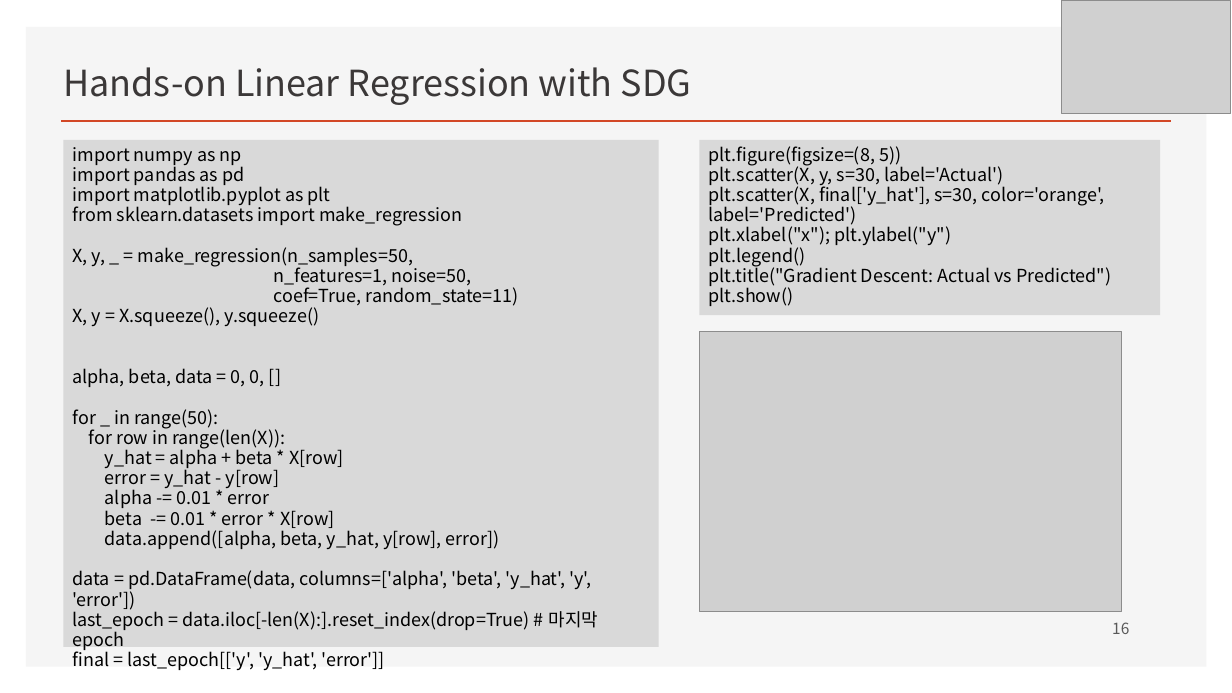
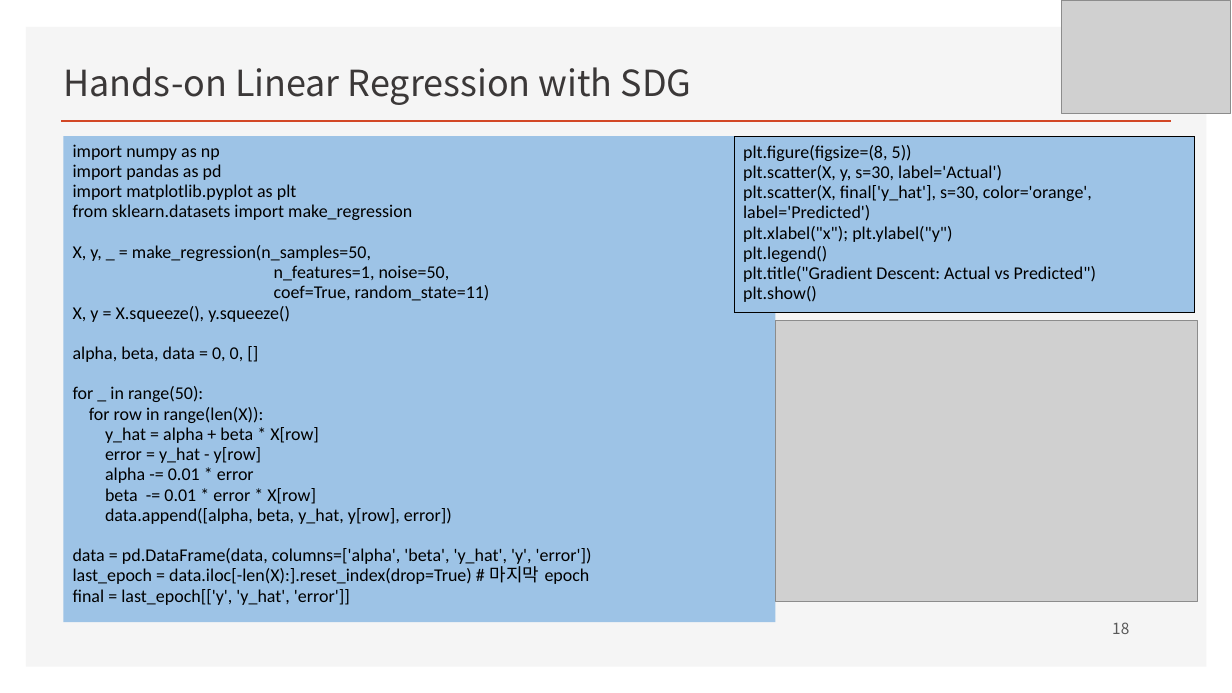
Before and after one commit to ancestor9/mathematics-for-machine-learning, a slide deck: slide 18 of Linear_Algebra/w4_Perceptron_Regression.pptx (slide 16 before the commit). Drawn at 1232x693 pixels with LibreOffice and Linux fonts; fonts in the diff are those of the drawing; grey boxes stand for pictures; background and template pictures are left out. Boxes give left, top, right and bottom in pixels: in the first picture for what was removed or moved away, otherwise in the second. Text is boxed around its words. In the diff, an @@ line names an element or a change of style, - is before the commit and + after.

```diff
--- a/Linear_Algebra/w4_Perceptron_Regression.pptx
+++ b/Linear_Algebra/w4_Perceptron_Regression.pptx
@@ rectangle "import numpy as np": place and size @@
-rectangle "import numpy as np" at [64, 140, 659, 647]
+rectangle "import numpy as np" at [64, 136, 776, 622]
@@ rectangle "import numpy as np" at [64, 136, 776, 622]: font Noto Sans CJK KR to Calibri; fill #D9D9D9 to #9DC3E6 @@
@@ rectangle "plt.figure(figsize=(8, 5))": place and size @@
-rectangle "plt.figure(figsize=(8, 5))" at [700, 140, 1161, 315]
+rectangle "plt.figure(figsize=(8, 5))" at [734, 137, 1195, 312]
@@ rectangle "plt.figure(figsize=(8, 5))" at [734, 137, 1195, 312]: font Noto Sans CJK KR to Calibri; fill #D9D9D9 to #9DC3E6; outline none to #000000 0.75 pt @@
@@ picture: place and size @@
-picture at [700, 332, 1122, 613]
+picture at [775, 321, 1198, 602]
```
Also in this commit, not shown: 4 other slides changed, 11 slides added, 3 slides removed.
